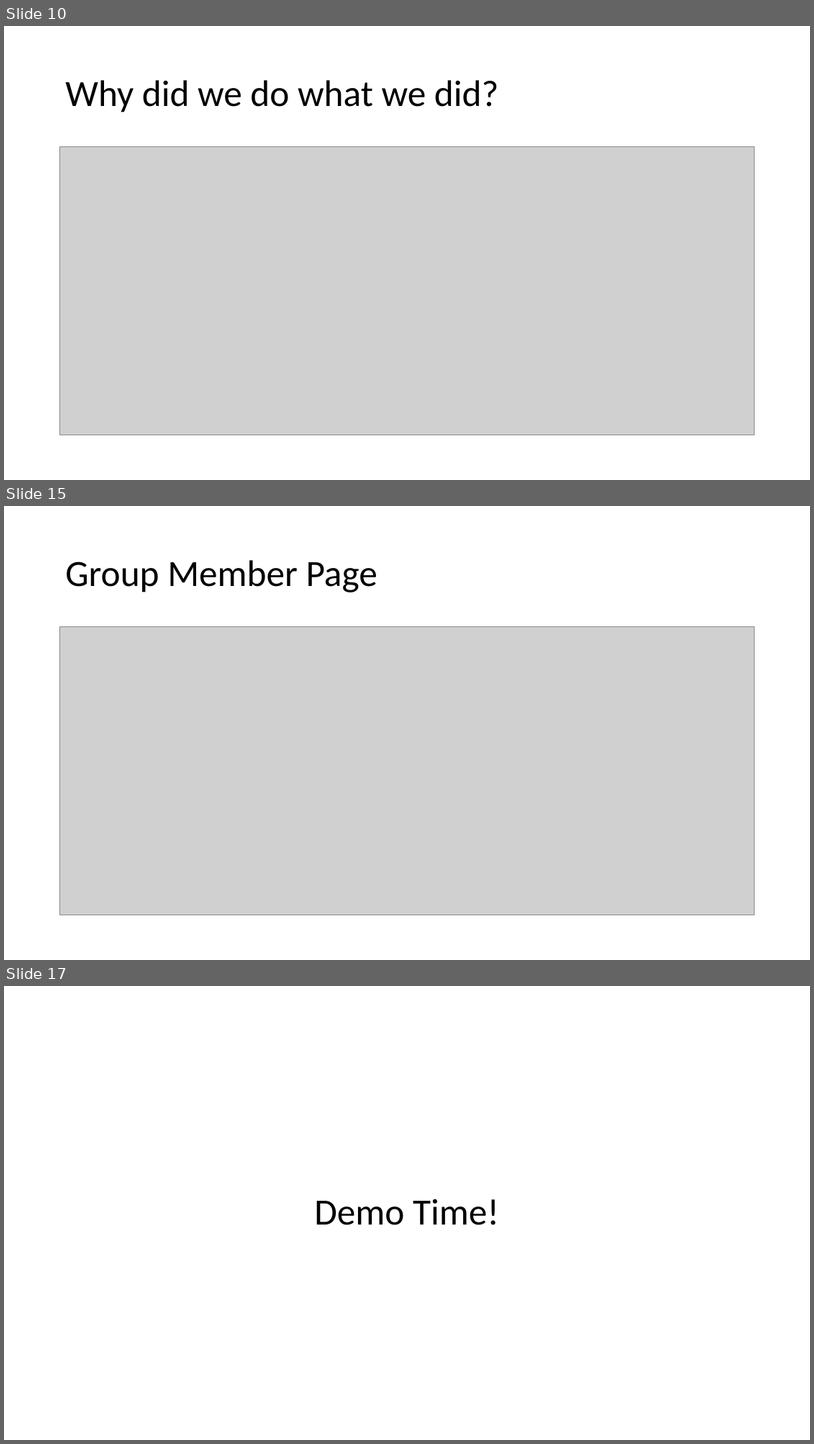
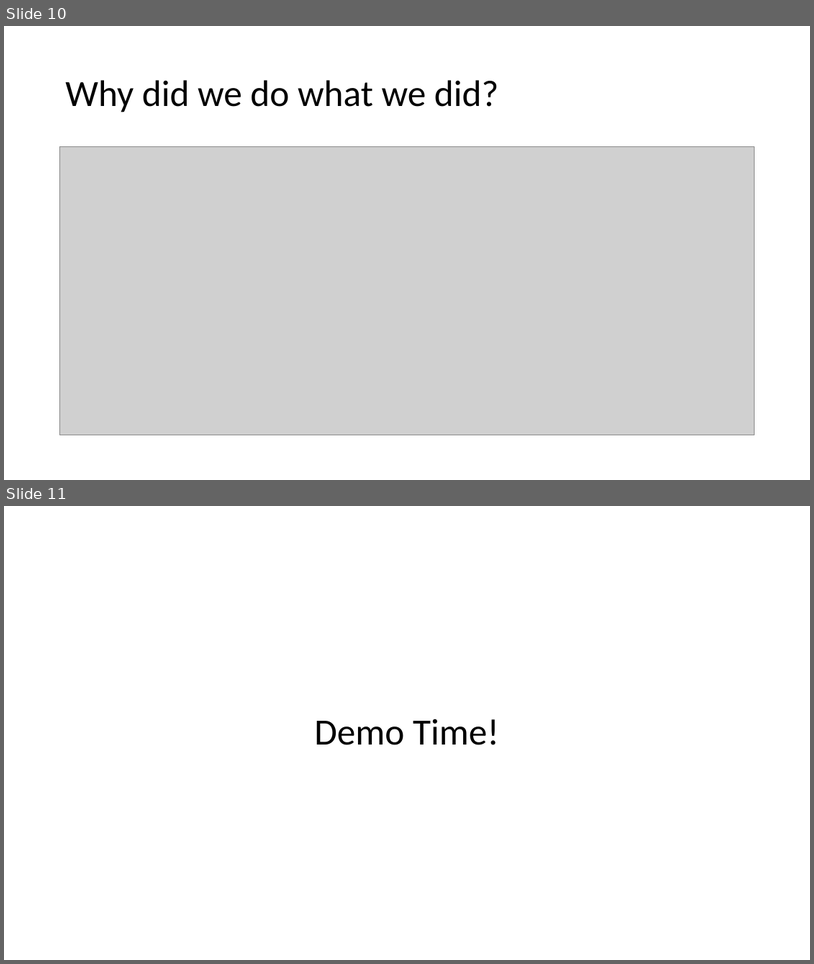
Before and after one commit to Jacobchapman99/ENSE-374-Group07-Project, a slide deck: Milestone4/Milestone 4.ppt. Shown one above the other, each under a label of ours: slides 10, 15 and 17 before the commit, slides 10 and 11 after it; the slides between them are not shown. The pictures are 814x1444 and 814x964 pixels, drawn with LibreOffice and Linux fonts; fonts in the diff are those of the drawing; grey boxes stand for pictures. Boxes give left, top, right and bottom in pixels: in the first picture for what was removed or moved away, otherwise in the second. Text is boxed around its words. In the diff, an @@ line names an element or a change of style, - is before the commit and + after.

```diff
--- a/Milestone4/Milestone 4.ppt
+++ b/Milestone4/Milestone 4.ppt
@@ slide 15 removed at [4,506,810,960], background #FFFFFF @@
@@ title removed at [65,560,378,592] @@
-Group Member Page
@@ picture removed at [59,627,755,915] @@
@@ what was slide 17 is now slide 11 @@
```
Also in this commit, not shown: 3 slides changed, 2 slides added, 7 other slides removed.
